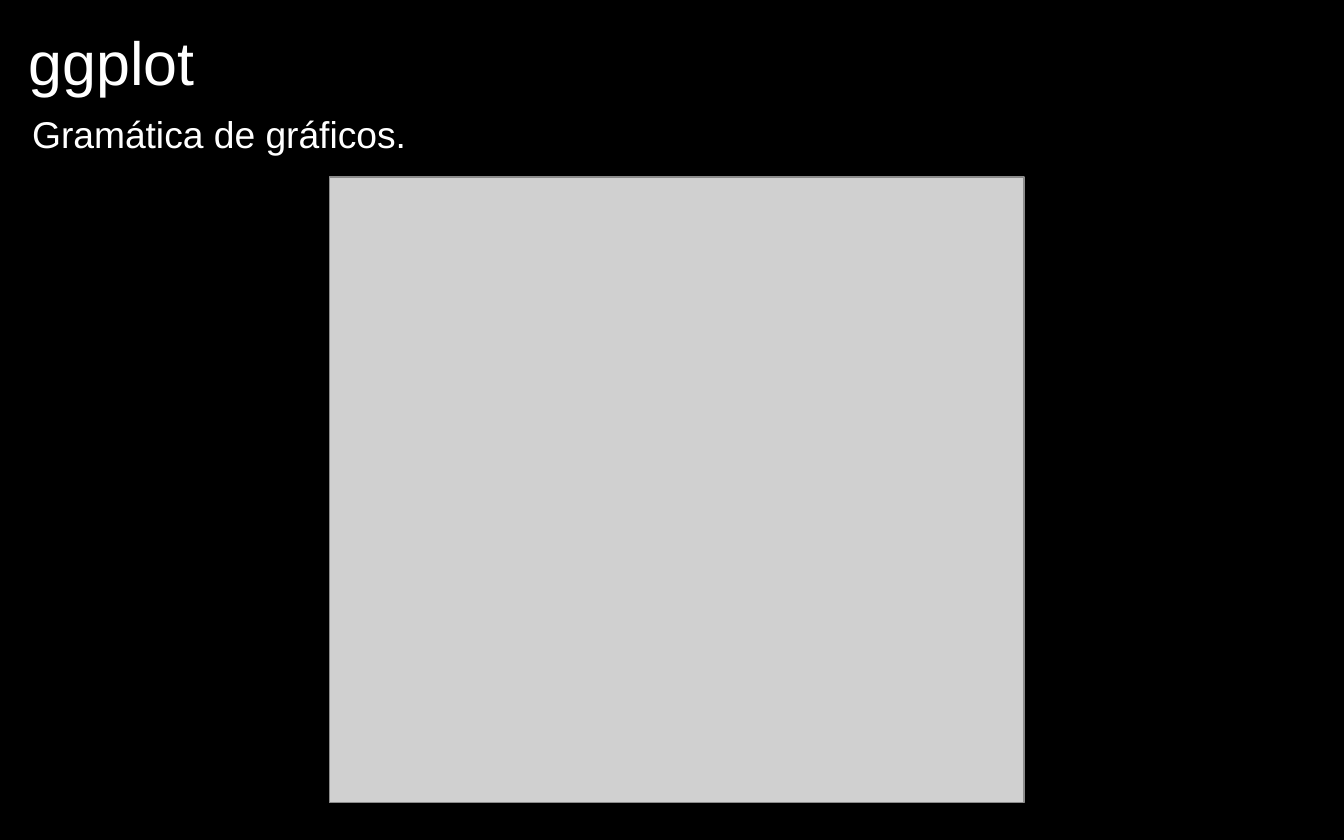
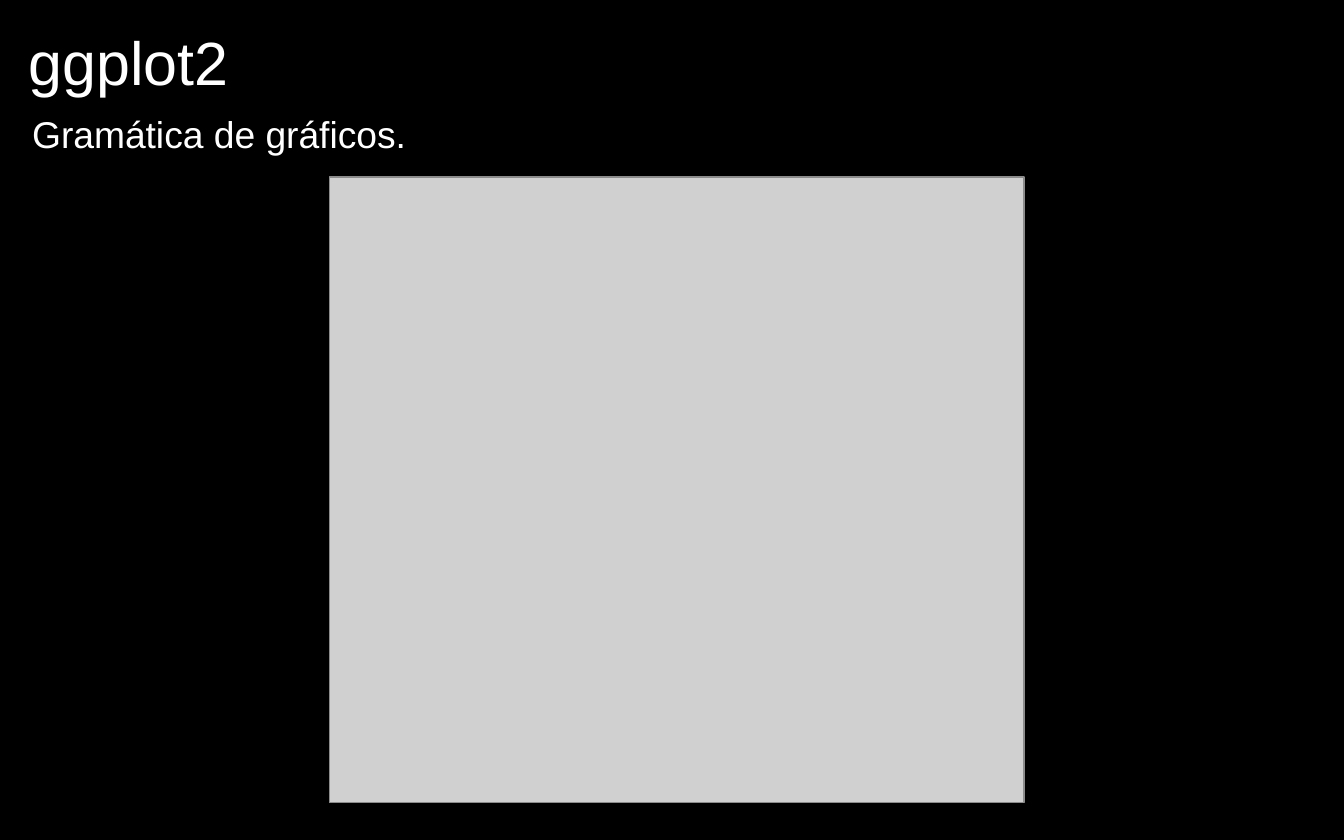
Before and after one commit to lebalcazar/R_IITCA, a slide deck: slide 10 of Presentacion/presentacion_01.odp (slide 14 before the commit). Drawn at 1344x840 pixels with LibreOffice and Linux fonts; fonts in the diff are those of the drawing; grey boxes stand for pictures. Boxes give left, top, right and bottom in pixels: in the first picture for what was removed or moved away, otherwise in the second. Text is boxed around its words. In the diff, an @@ line names an element or a change of style, - is before the commit and + after.

```diff
--- a/Presentacion/presentacion_01.odp
+++ b/Presentacion/presentacion_01.odp
@@ text at (29,40,229,96): text changed @@
-ggplot
+ggplot2
```
Also in this commit, not shown: 4 other slides changed, 1 slide added, 5 slides removed, 1 other file.
